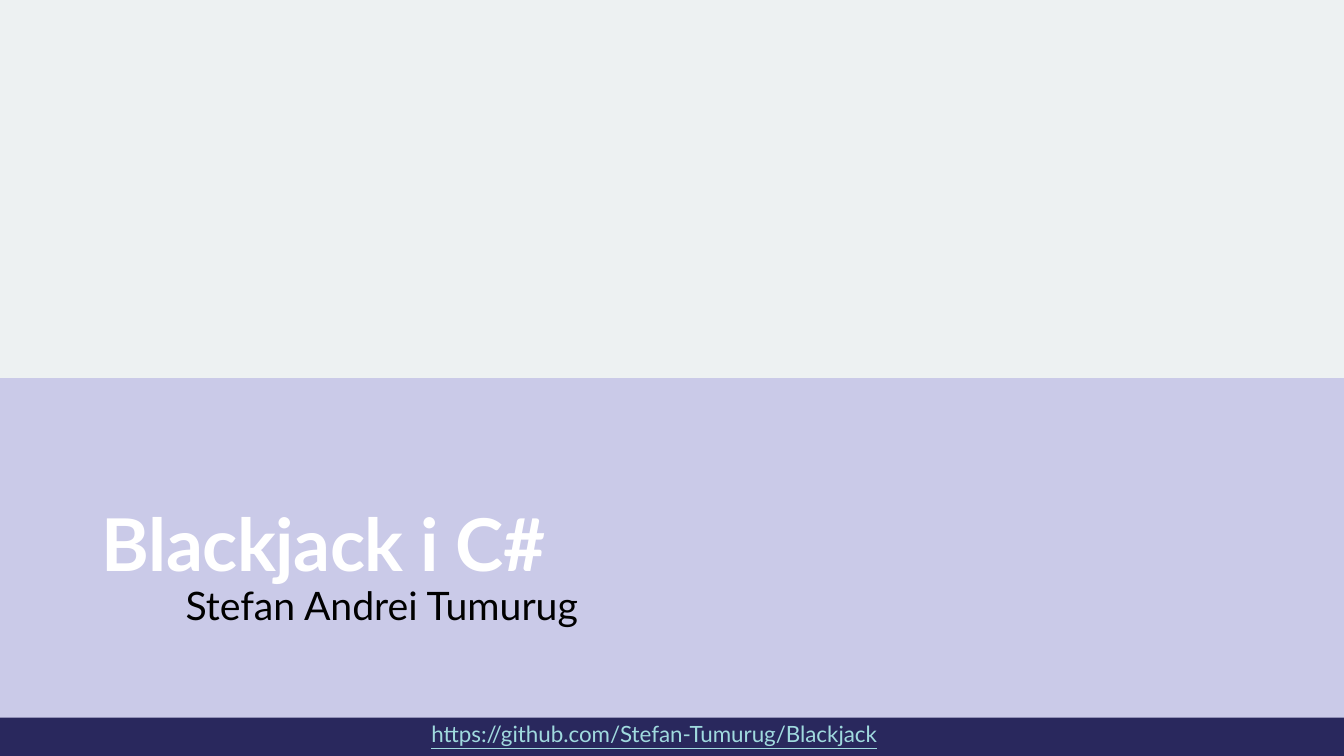
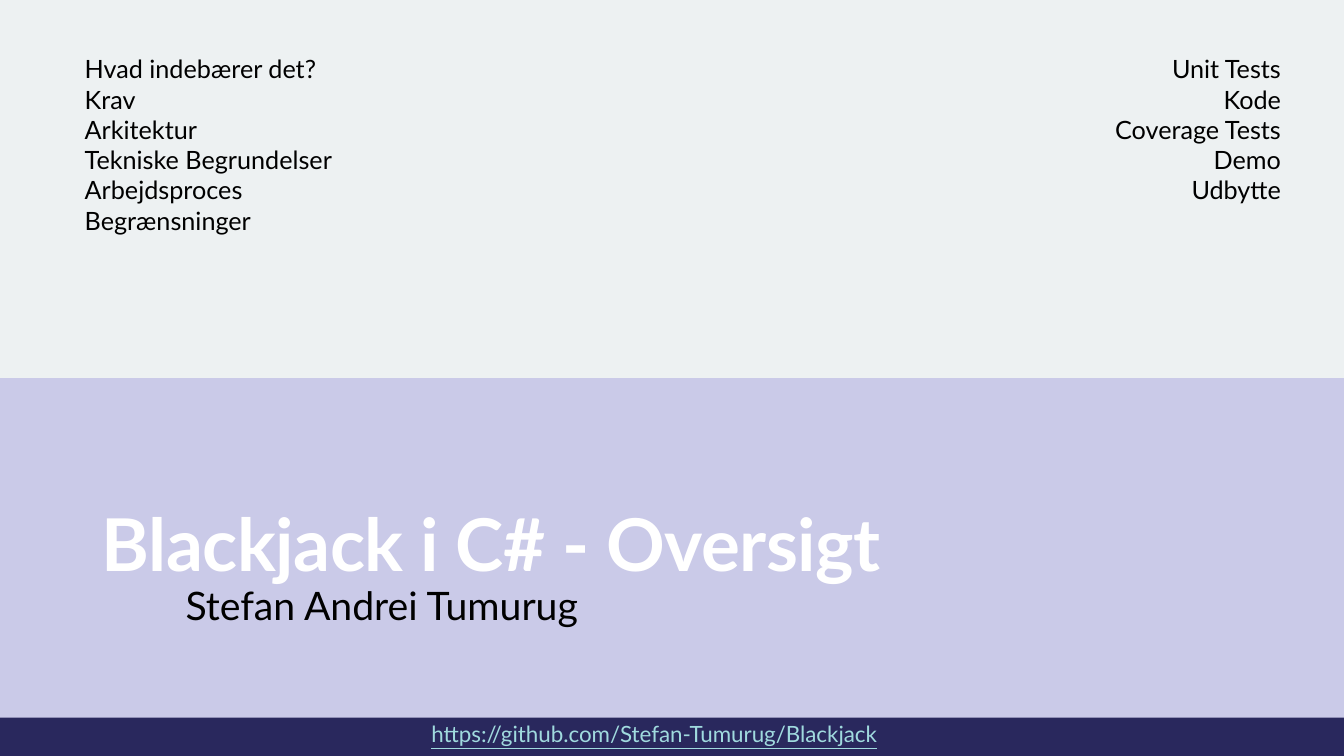
Before and after one commit to Stefan-Tumurug/Blackjack, a slide deck: slide 1 of Documentation (Danish)/Blackjack i C#.pptx. Drawn at 1344x756 pixels with LibreOffice and Linux fonts; fonts in the diff are those of the drawing. Boxes give left, top, right and bottom in pixels: in the first picture for what was removed or moved away, otherwise in the second. Text is boxed around its words. In the diff, an @@ line names an element or a change of style, - is before the commit and + after.

Commit message:
Added summary

```diff
--- a/Documentation (Danish)/Blackjack i C#.pptx
+++ b/Documentation (Danish)/Blackjack i C#.pptx
@@ text added at (x1=85, y1=59, x2=332, y2=234), 18 pt, text #000000 @@
+Hvad indebærer det?
+Krav
+Arkitektur
+Tekniske Begrundelser
+Arbejdsproces
+Begrænsninger
@@ text added at (x1=1115, y1=59, x2=1281, y2=204), 18 pt, text #000000 @@
+Unit Tests
+Kode
+Coverage Tests
+Demo
+Udbytte
@@ title at (x1=102, y1=517, x2=881, y2=584): text changed @@
-Blackjack i C#
+Blackjack i C# - Oversigt
```
